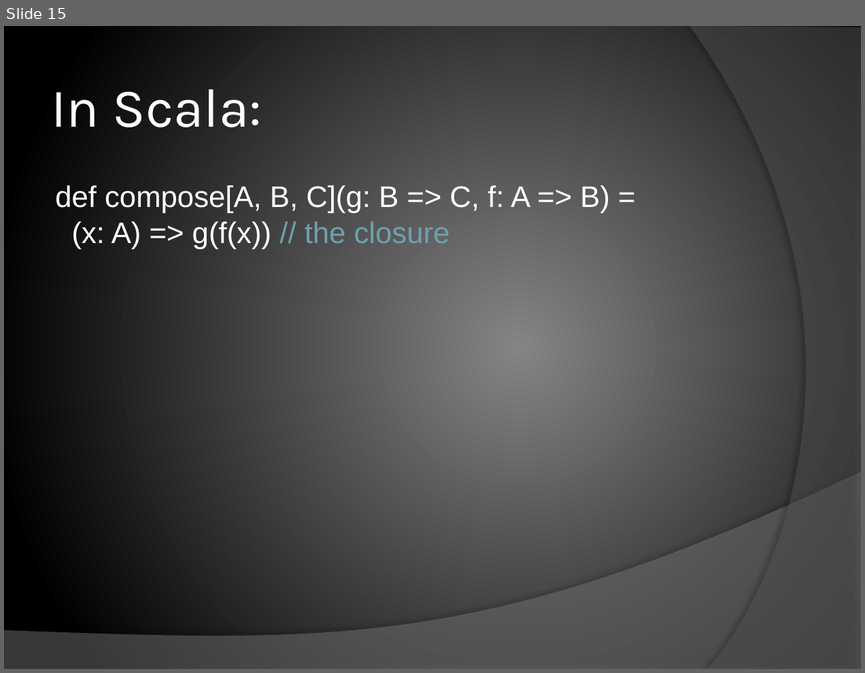
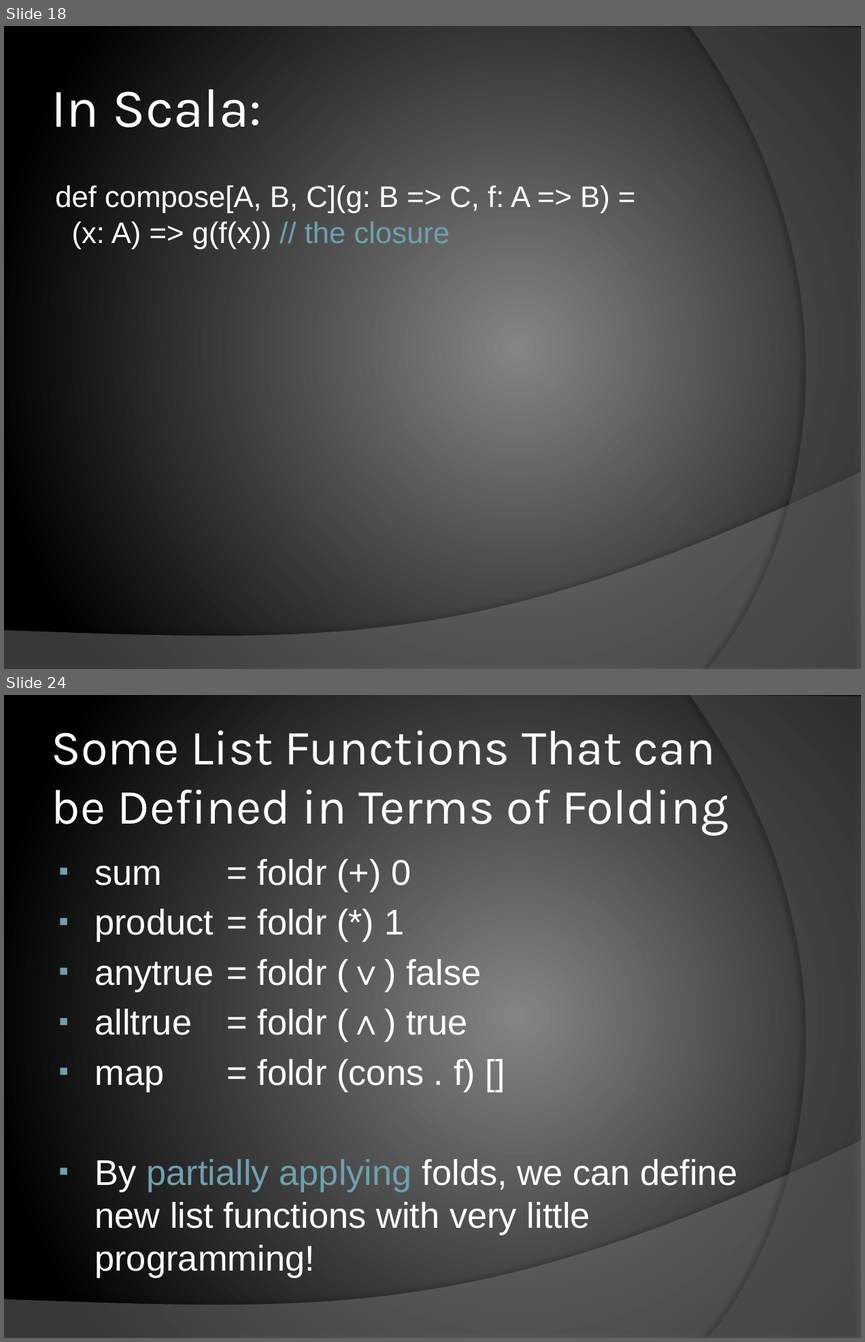
Before and after one commit to chrislewis/JaxFunc_0_ImperativelyFunctional, a slide deck: JaxFunc.pptx. Shown one above the other, each under a label of ours: slide 15 before the commit, slides 18 and 24 after it; the slides between them are not shown. The pictures are 865x673 and 865x1342 pixels, drawn with LibreOffice and Linux fonts; fonts in the diff are those of the drawing. Boxes give left, top, right and bottom in pixels: in the first picture for what was removed or moved away, otherwise in the second. Text is boxed around its words. In the diff, an @@ line names an element or a change of style, - is before the commit and + after.

```diff
--- a/JaxFunc.pptx
+++ b/JaxFunc.pptx
@@ slide 24 added at (4,695,861,1338), background gradient #848484 to #000000; not listed: 2 template elements that a slide beside it also shows @@
@@ title added at (51,730,728,834), 41.4 pt, text #FFFFFF @@
+Some List Functions That can be Defined in Terms of Folding
@@ text added at (94,859,737,1278), 30 pt, text #FFFFFF @@
+▪ sum = foldr (+) 0
+▪ product = foldr (*) 1
+▪ anytrue = foldr (∨) false
+▪ alltrue = foldr (∧) true
+▪ map = foldr (cons . f) []
+▪ By partially applying folds, we can define new list functions with very little programming!
@@ what was slide 15 is now slide 18 @@
```
Also in this commit, not shown: 6 slides changed, 8 other slides added, 1 other file.
